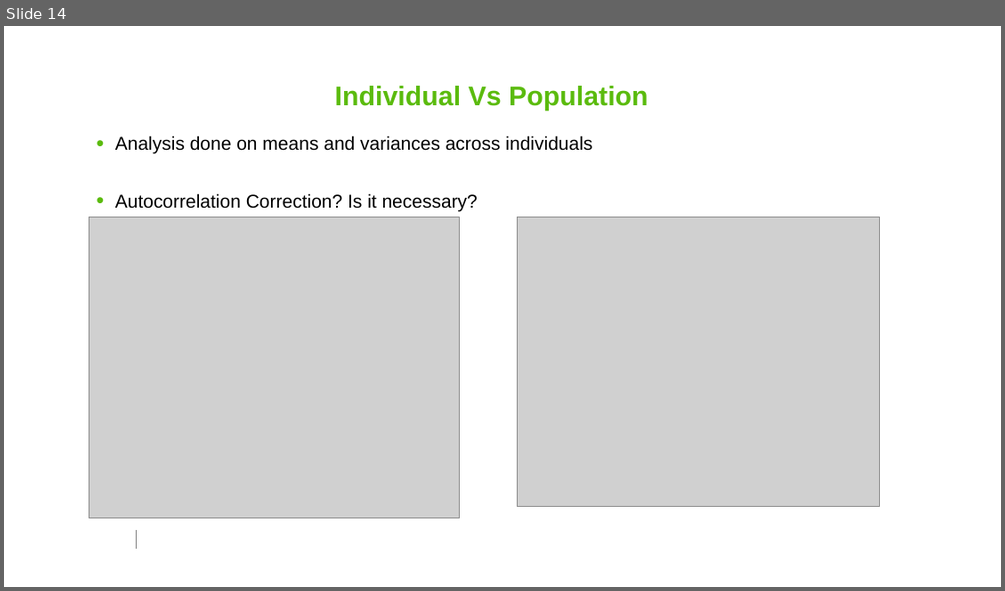
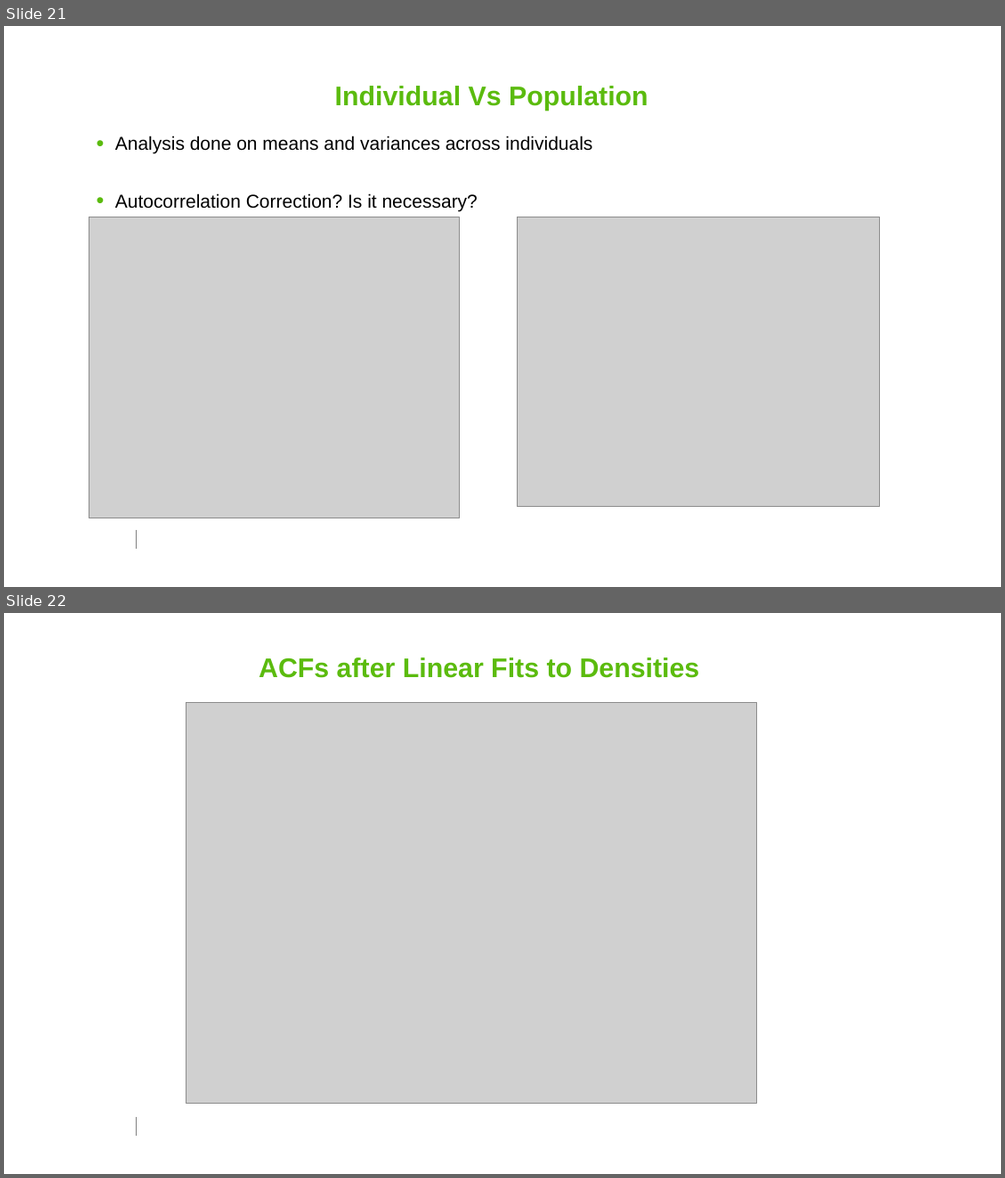
Before and after one commit to smitdave/MASH-Main, a slide deck: MASH-dev/JohnHenry/PDG/PfPDG.pptm. Shown one above the other, each under a label of ours: slide 14 before the commit, slides 21 and 22 after it. The pictures are 1005x591 and 1005x1178 pixels, drawn with LibreOffice and Linux fonts; fonts in the diff are those of the drawing; grey boxes stand for pictures; background and template pictures are left out. Boxes give left, top, right and bottom in pixels: in the first picture for what was removed or moved away, otherwise in the second. Text is boxed around its words. In the diff, an @@ line names an element or a change of style, - is before the commit and + after.

```diff
--- a/MASH-dev/JohnHenry/PDG/PfPDG.pptm
+++ b/MASH-dev/JohnHenry/PDG/PfPDG.pptm
@@ slide 22 added at [4,613,1001,1174], background #FFFFFF; not listed: 1 template element that a slide beside it also shows @@
@@ title added at [259,657,700,678], 26 pt, text #5BBB0E, bold @@
+ACFs after Linear Fits to Densities
@@ picture added at [186,703,757,1103] @@
@@ what was slide 14 is now slide 21 @@
```
Also in this commit, not shown: 5 slides changed, 10 other slides added, 2 slides removed, 5 other files.
